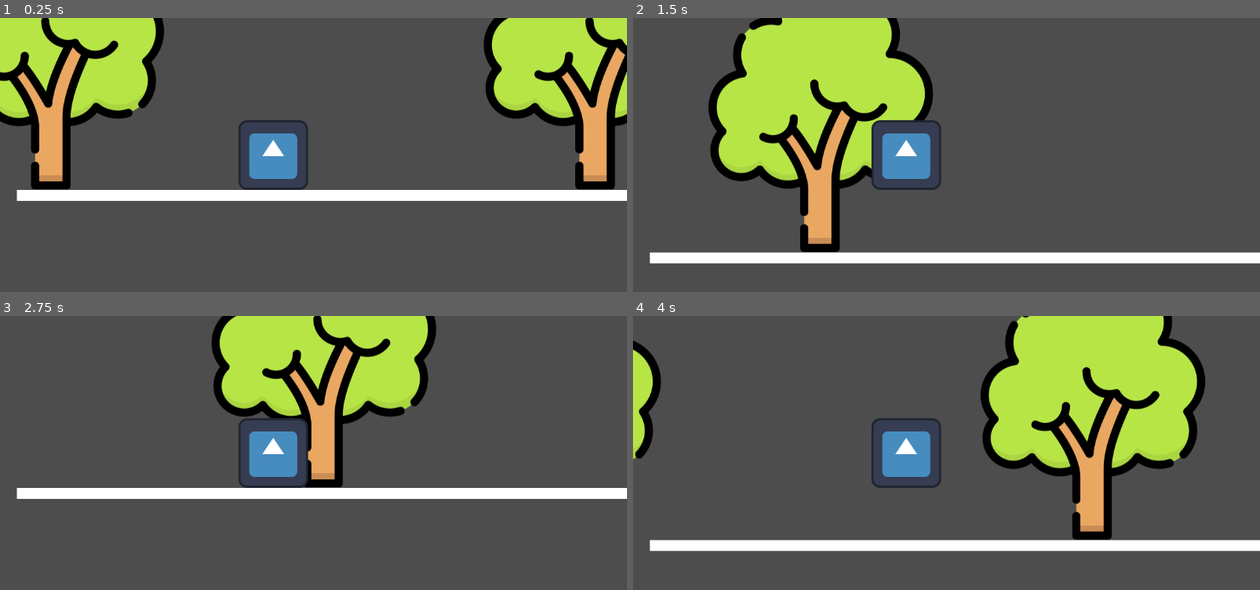
Above: before the commit, frames 1-4 (two rows, left to right).
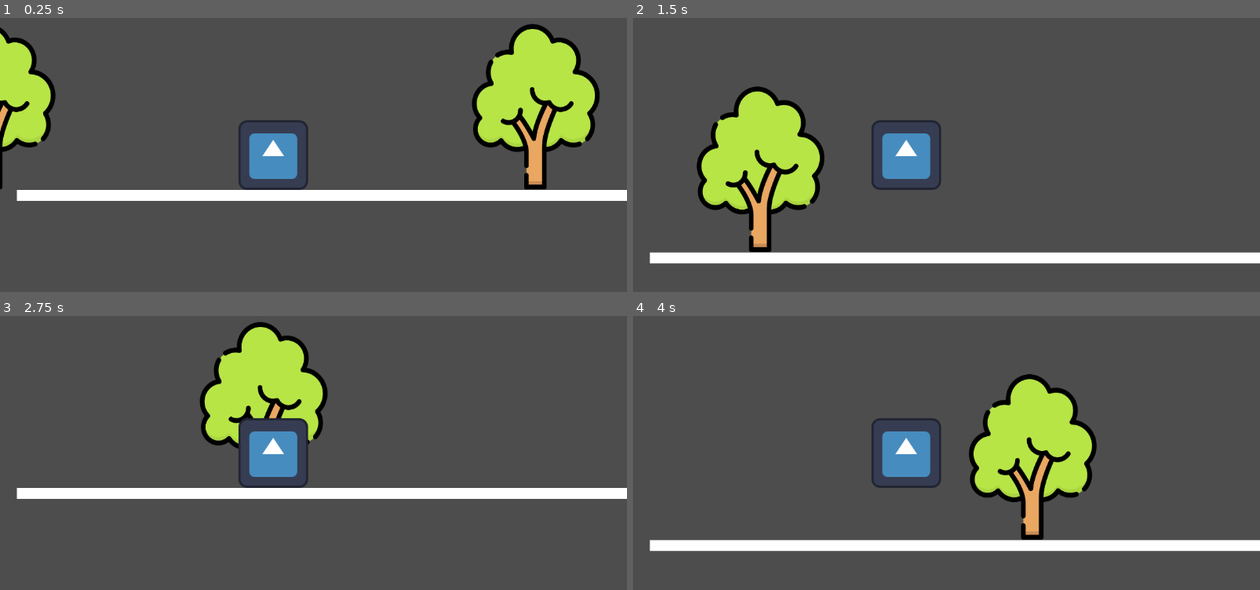
Above: after the commit, the same moments.

Repository: einhadner85/godot_test
Game: Godot game, scene res://main.tscn
Two runs of this game, one before a commit and one after it. Both use one fixed random seed, a clock stepped at 60 frames per second and the inputs below. The project has no main scene, so this scene is started directly. The engine's default icon, where the game draws it, is replaced by a stand-in: a white triangle on a blue panel in a dark square.
Inputs:
- Up to frame 1 (0.25 s): no input
- Up to frame 2 (1.5 s): tap Enter (ui_accept) at 0.5, 0.77 s
- Up to frame 3 (2.75 s): tap Enter (ui_accept) at 1.52 s
- Up to frame 4 (4 s): tap Enter (ui_accept) at 3.02, 3.77 s

The runs differ from the first frame. In frame 1, 20% of the frame differs, in the area x 0-100%, y 0-63%; in frame 2, 19%; in frame 3, 12%; in frame 4, 21%, in the area x 0-92%, y 0-82%.

Commit message:
장애물 씬 추가

Diff:
--- a/main.tscn
+++ b/main.tscn
@@ -47,5 +47,6 @@
 motion_mirroring = Vector2(1000, 0)
 
 [node name="Sprite2D" type="Sprite2D" parent="ScrollingBackground/ParallaxLayer" unique_id=1750966648]
-position = Vector2(237, 123)
+position = Vector2(126.5, 227)
+scale = Vector2(0.5683594, 0.59375)
 texture = ExtResource("4_1bvp3")
--- /dev/null
+++ b/obstacle.tscn
@@ -0,0 +1,17 @@
+[gd_scene format=3 uid="uid://mpj6ss17jf6i"]
+
+[ext_resource type="Texture2D" uid="uid://b8wsileoxwlbn" path="res://red-banana-md.png" id="1_sl1jc"]
+
+[sub_resource type="RectangleShape2D" id="RectangleShape2D_aubd6"]
+size = Vector2(170, 143)
+
+[node name="Obstacle" type="StaticBody2D" unique_id=142312696]
+
+[node name="Sprite2D" type="Sprite2D" parent="." unique_id=666958543]
+position = Vector2(85.25, 72.75)
+scale = Vector2(0.543771, 0.592827)
+texture = ExtResource("1_sl1jc")
+
+[node name="CollisionShape2D" type="CollisionShape2D" parent="." unique_id=33591156]
+position = Vector2(90, 74.5)
+shape = SubResource("RectangleShape2D_aubd6")
--- a/scrolling_background.gd
+++ b/scrolling_background.gd
@@ -3,11 +3,11 @@
 var scroll_speed = 10.0 # 바닥이 흘러가는 속도
 var move_cnt = 0
 
-func _process(delta):
+func _process(_delta):
 	# 매 프레임마다 배경 전체를 왼쪽(마이너스)으로 이동시켜!
 	# Mirroring을 설정해두었기 때문에 무한히 반복될 거야.
 	move_cnt = move_cnt + scroll_speed
-	scroll_offset.x = scroll_offset.x - move_cnt # (scroll_speed * delta)
+	scroll_offset.x = scroll_offset.x - move_cnt
 
 	# 2. 디버깅용 확인 코드 추가
 	#print("배경 스크립트 실행 중! 현재 위치: ", scroll_offset.x)
Binary file added: red-banana-md.png
Not shown, added: red-banana-md.png.import
